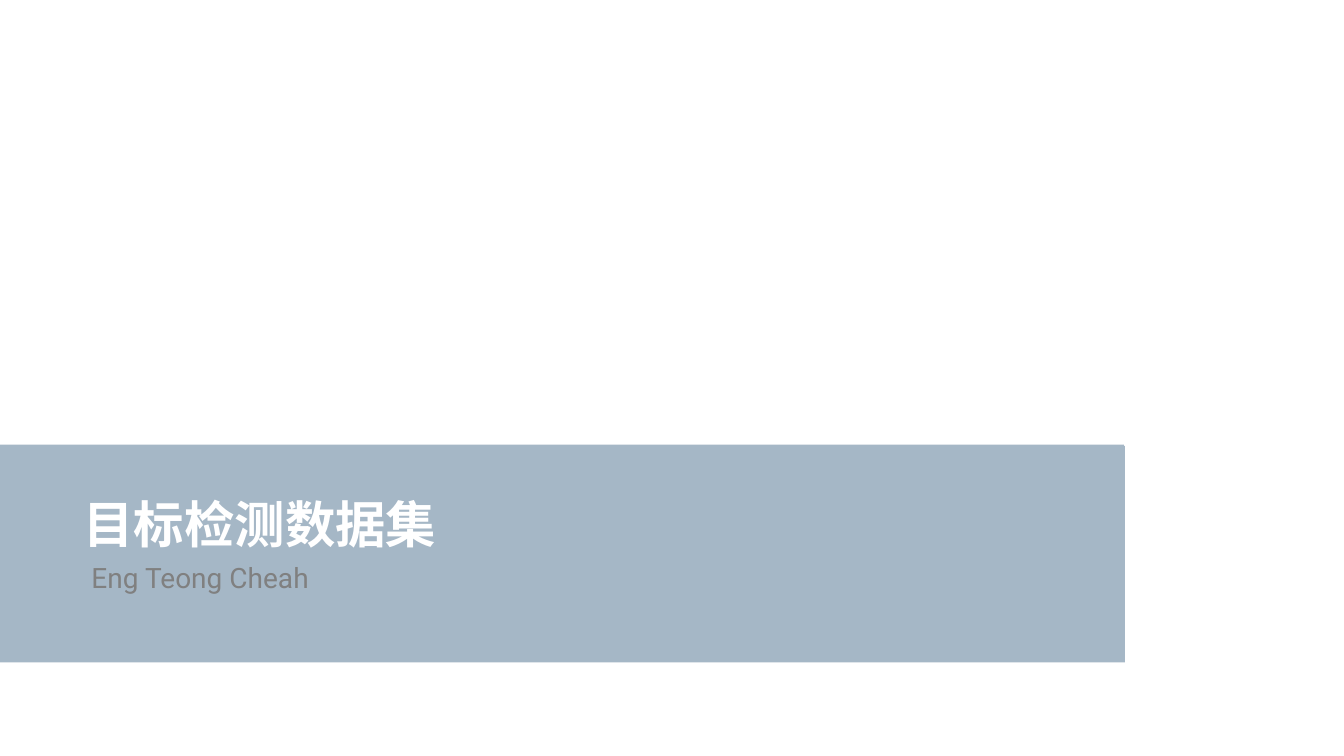
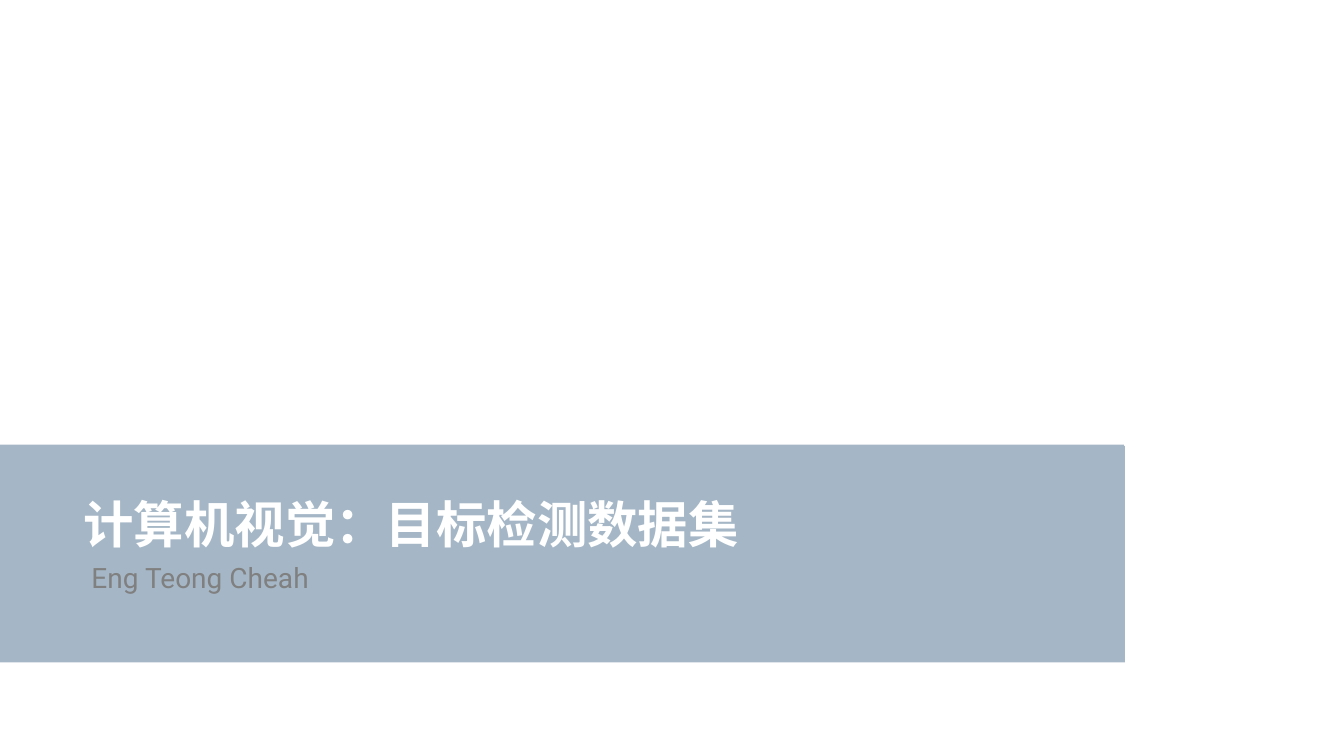
Before and after one commit to ceteongvanness/eventdemo, a slide deck: slide 1 of Dive into Deep Learning/12. The Object Detection Dataset-CH.pptx. Drawn at 1344x756 pixels with LibreOffice and Linux fonts; fonts in the diff are those of the drawing; background and template pictures are left out. Boxes give left, top, right and bottom in pixels: in the first picture for what was removed or moved away, otherwise in the second. Text is boxed around its words. In the diff, an @@ line names an element or a change of style, - is before the commit and + after.

Commit message:
Computer Vision: The Object Detection Dataset

```diff
--- a/Dive into Deep Learning/12. The Object Detection Dataset-CH.pptx
+++ b/Dive into Deep Learning/12. The Object Detection Dataset-CH.pptx
@@ title at [83,500,738,548]: text changed @@
-目标检测数据集
+计算机视觉：目标检测数据集
```
